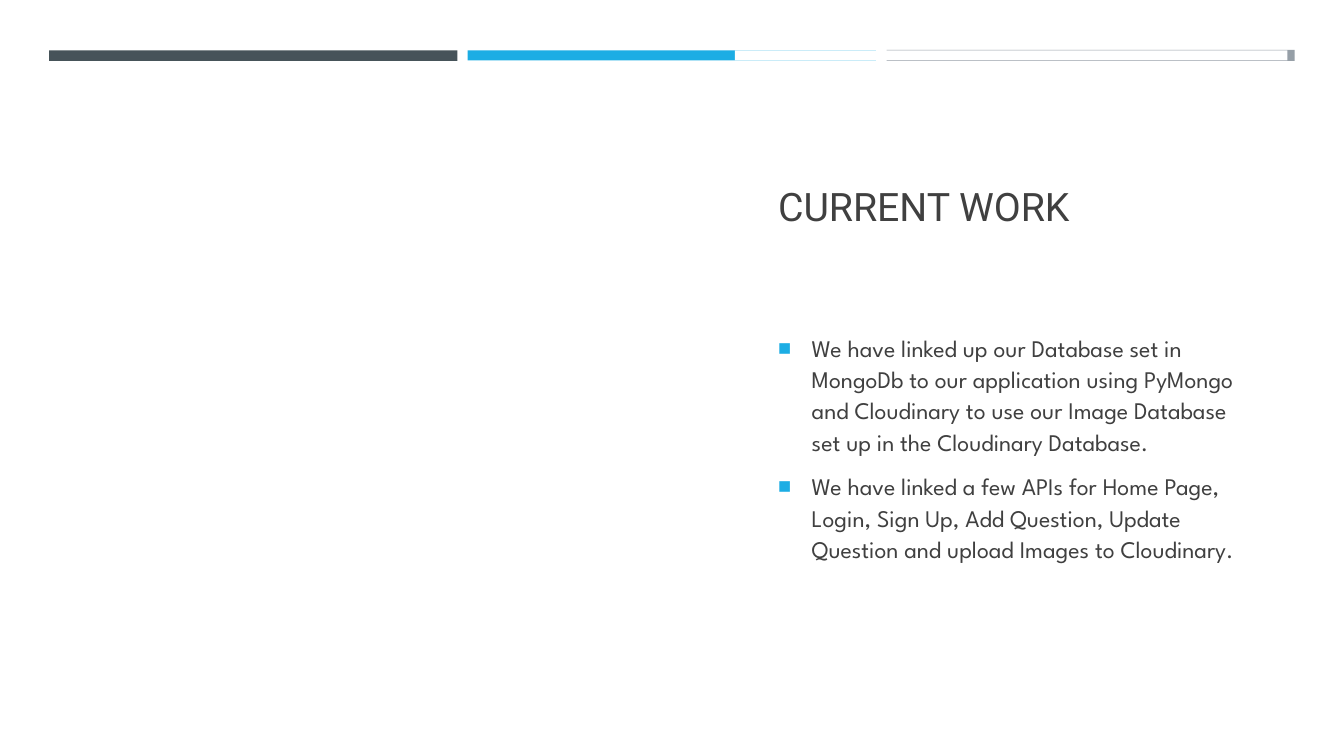
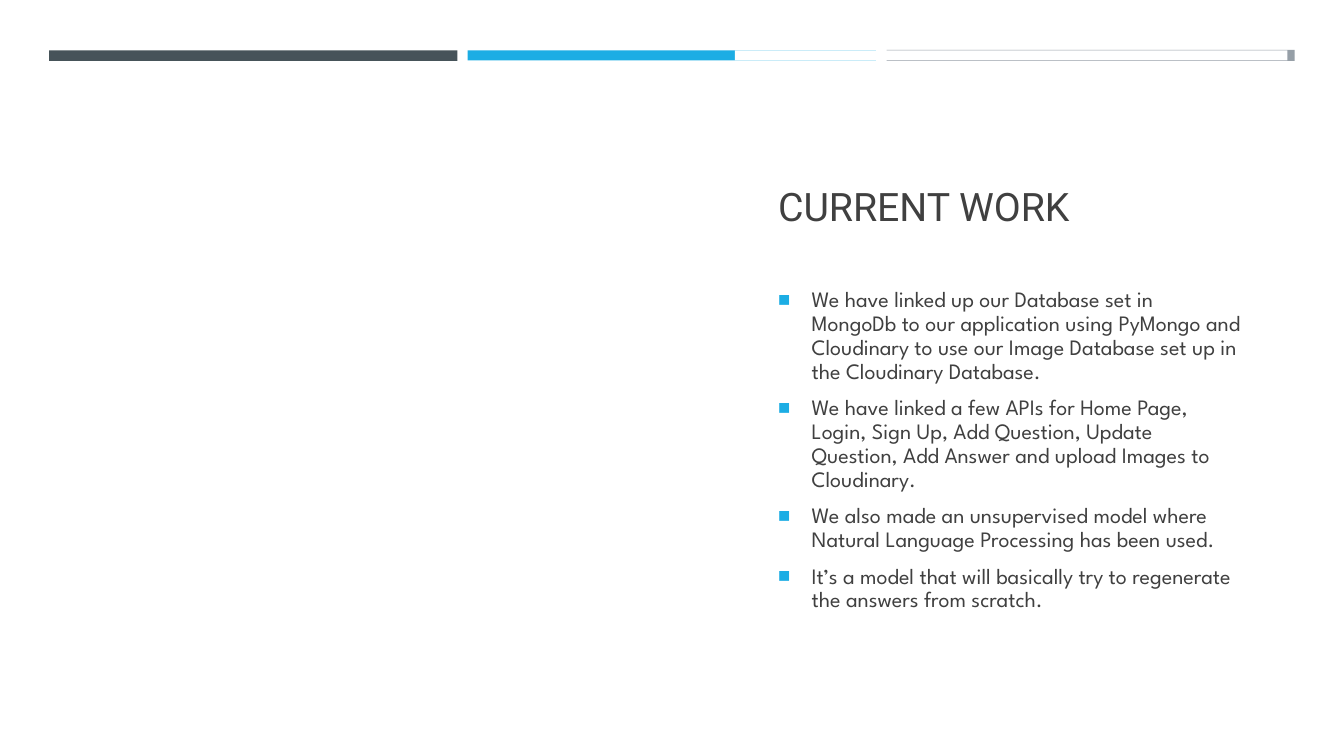
Before and after one commit to TheKillingAMD/Qoura-Reddit-ML, a slide deck: slide 7 of Identifying Experts in Community Question Answering Website Based on Graph Convolutional Neural Network.pptx. Drawn at 1344x756 pixels with LibreOffice and Linux fonts; fonts in the diff are those of the drawing; background and template pictures are left out. Boxes give left, top, right and bottom in pixels: in the first picture for what was removed or moved away, otherwise in the second. Text is boxed around its words. In the diff, an @@ line names an element or a change of style, - is before the commit and + after.

```diff
--- a/Identifying Experts in Community Question Answering Website Based on Graph Convolutional Neural Network.pptx
+++ b/Identifying Experts in Community Question Answering Website Based on Graph Convolutional Neural Network.pptx
@@ text at [812,292,1240,384]: size 17 to 15.7 pt in "We have linked up our Database set ..."; line spacing 1.1 to 0.9 @@
@@ text at [812,399,1230,608]: text changed; size 17 to 15.7 pt @@
-■ We have linked a few APIs for Home Page, Login, Sign Up, Add Question, Update Question and upload Images to Cloudinary.
+■ We have linked a few APIs for Home Page, Login, Sign Up, Add Question, Update Question, Add Answer and upload Images to Cloudinary.
+■ We also made an unsupervised model where Natural Language Processing has been used.
+■ It’s a model that will basically try to regenerate the answers from scratch.
```
Also in this commit, not shown: 1 other file.
